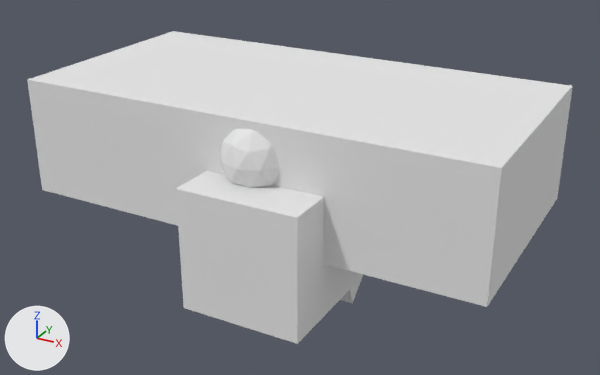
An edit to the OBJ model res/room.obj, drawn before and after from the same camera.
Before and after are seen from a 50 mm lens placed at (6.41, -11.54, 4.91), pointed at (0.17, -0.2, -0.76). Lighting does not change. The marker at lower left points along +X, +Y and +Z. Where no turn or scale is listed for an object, it has been applied to the vertices.

The older version as bpy lines, for what is in view:
```python
me_cube = bpy.data.meshes.new('Cube')
me_cube.from_pydata(...)  # 612 vertices, 1200 faces; spans x -4.0..4.0, y -2.78..2.0, z -2.89..1.0
me_cube.materials.append(mat_material)  # white #e7e7e7
# before: 8 (-0.45, -2.78, -1.92) at pixel (183, 307), 9 (-0.45, -0.78, -1.92), 10 (1.55, -0.78, -1.92) at pixel (357, 282), 11 (1.55, -2.78, -1.92) at pixel (297, 343), 12 (-0.45, -2.78, 0.08) at pixel (175, 188)
# before: 15 (1.55, -2.78, 0.08) at pixel (297, 217), 16 (-0.87, -0.22, -2.72), 17 (-0.99, 1.47, -1.65), 18 (0.99, 1.71, -1.83), 19 (1.11, 0.02, -2.89) at pixel (352, 303)
# before: 20 (-0.59, -1.27, -1.03), 23 (1.39, -1.02, -1.21)
ob_cube = bpy.data.objects.new('Cube', me_cube)
ob_cube.location = (0.0, 0.0, 0.0)
```
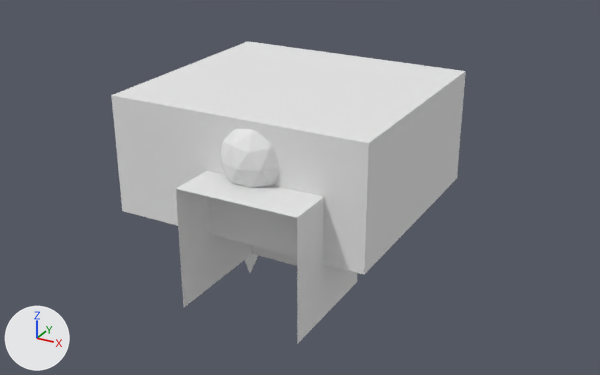
What differs and where, as boxes (x1, y1, x2, y2) in the pictures (600 x 375 px):
'Cube', reshaped (35% narrower)
    before: (27, 31, 573, 344)
    after: (111, 41, 466, 344)
part 1 of me_cube, added
    after: (111, 41, 466, 275)
part 2 of me_cube, deleted
    before: (27, 31, 573, 307)
part 3 of me_cube, deleted
    before: (176, 189, 363, 344)

The change in detail:
me_cube has 612 vertices, 1200 faces and spans x -4.0..4.0, y -2.78..2.0, z -2.89..1.0.
me_cube is used by ob_cube; location (0.0, 0.0, 0.0).
Verts and faces of me_cube; kept vertices keep their numbers, new ones are numbered from 612.
me_cube part 1: a new loose piece, a box spanning x -2.2..2.2, y -2.0..2.0, z -1.0..1.0, in mat_material (white #e7e7e7).
me_cube part 2: the loose piece of 8 vertices spanning x -4.0..4.0, y -2.0..2.0, z -1.0..1.0 is deleted.
Part 3, on me_cube:
Vertices deleted: 19 (with the faces that use them).
Faces deleted: (11, 15, 12), (8, 9, 11), (8, 11, 12), (9, 10, 11).
